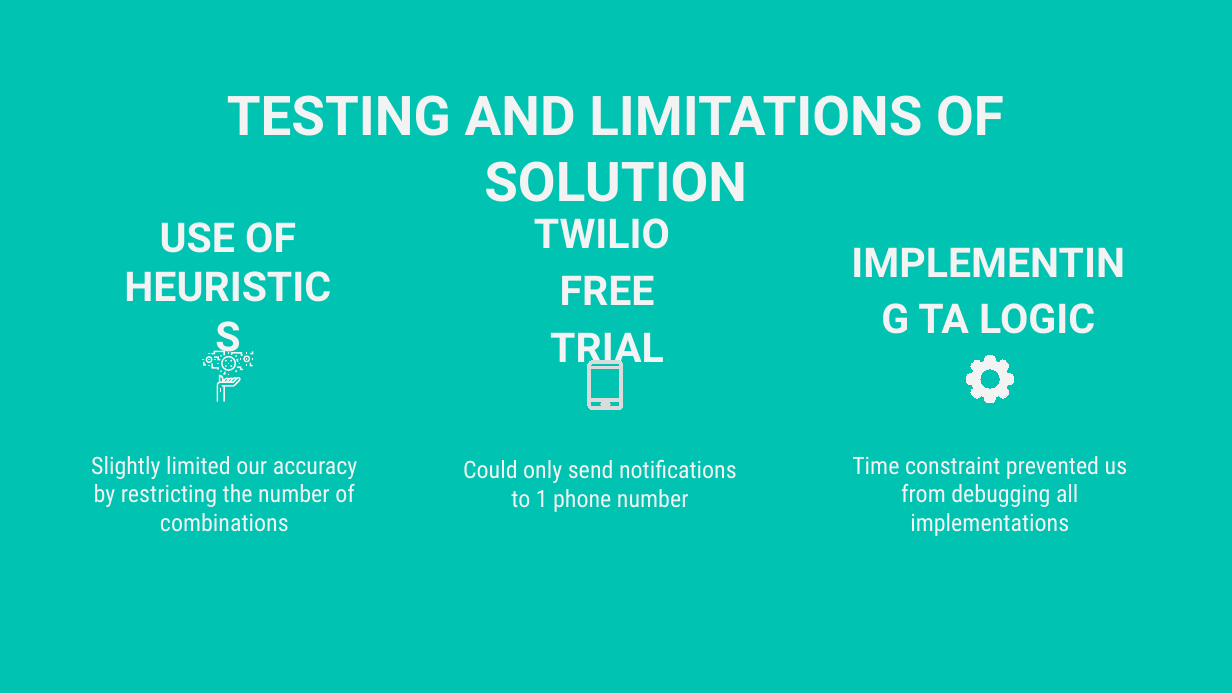
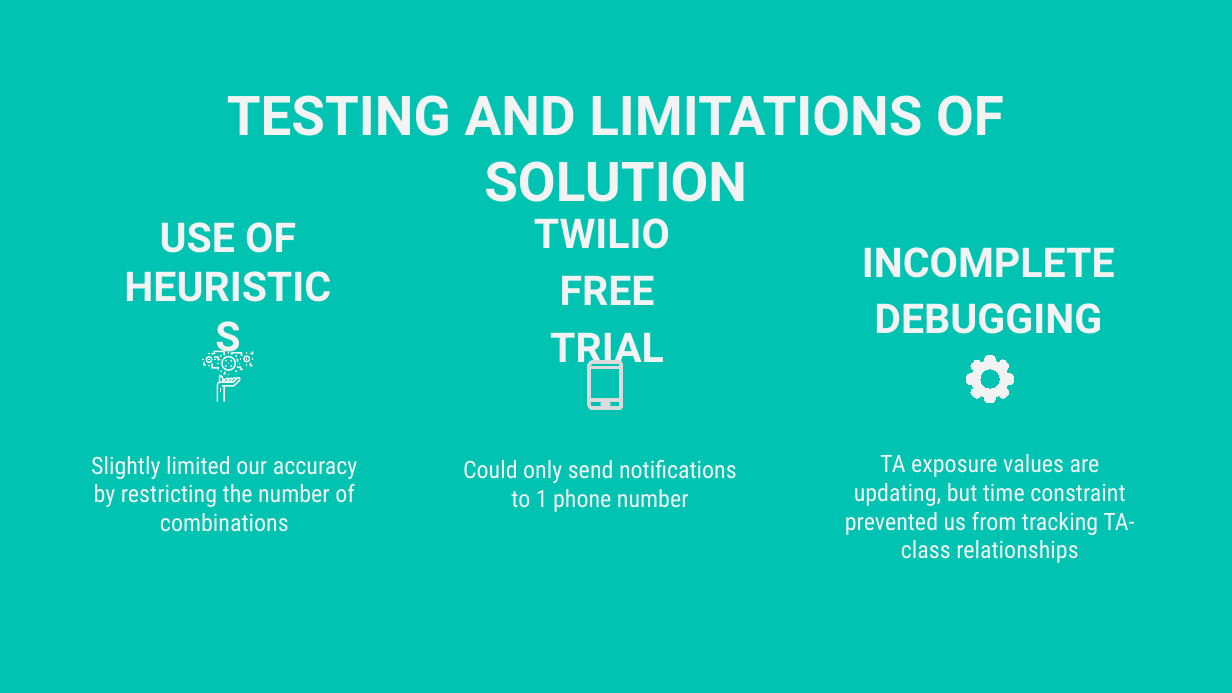
Before and after one commit to jpaglia/oec-2021, a slide deck: slide 12 of TeamGo_Programming_OEC2021.pptx. Drawn at 1232x693 pixels with LibreOffice and Linux fonts; fonts in the diff are those of the drawing; background and template pictures are left out. Boxes give left, top, right and bottom in pixels: in the first picture for what was removed or moved away, otherwise in the second. Text is boxed around its words. In the diff, an @@ line names an element or a change of style, - is before the commit and + after.

Commit message:
finish ppt

```diff
--- a/TeamGo_Programming_OEC2021.pptx
+++ b/TeamGo_Programming_OEC2021.pptx
@@ text at [862,247,1115,334]: text changed @@
-IMPLEMENTING TA LOGIC
+INCOMPLETE DEBUGGING
@@ text at [845,454,1134,563]: text changed @@
-Time constraint prevented us from debugging all implementations
+TA exposure values are updating, but time constraint prevented us from tracking TA-class relationships
```
Also in this commit, not shown: 1 other file.
